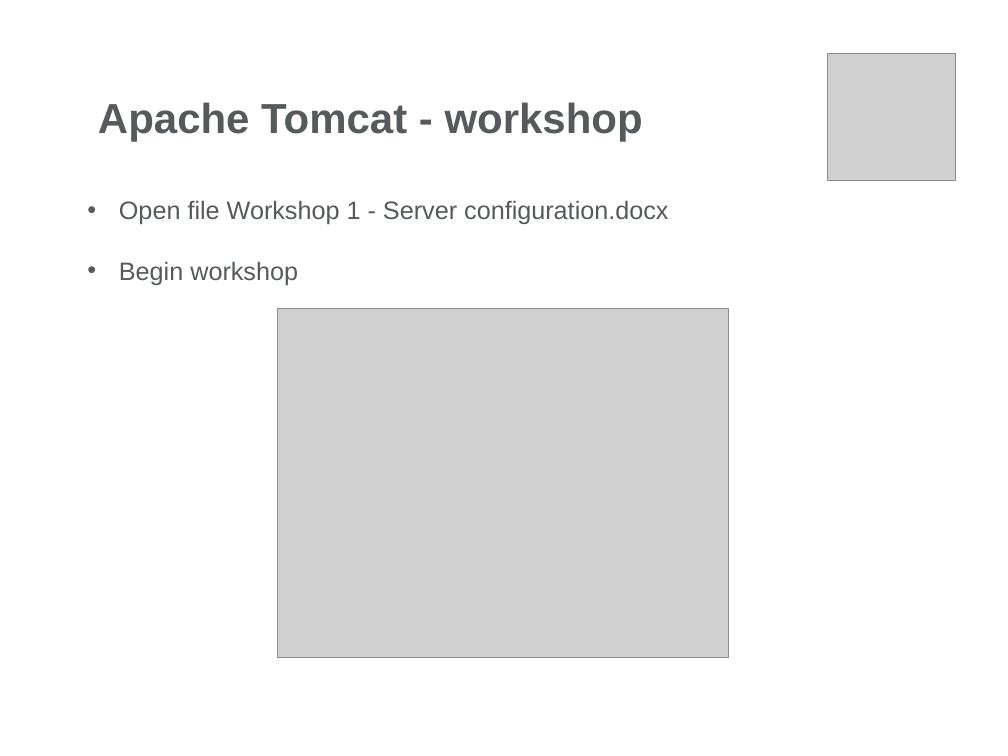
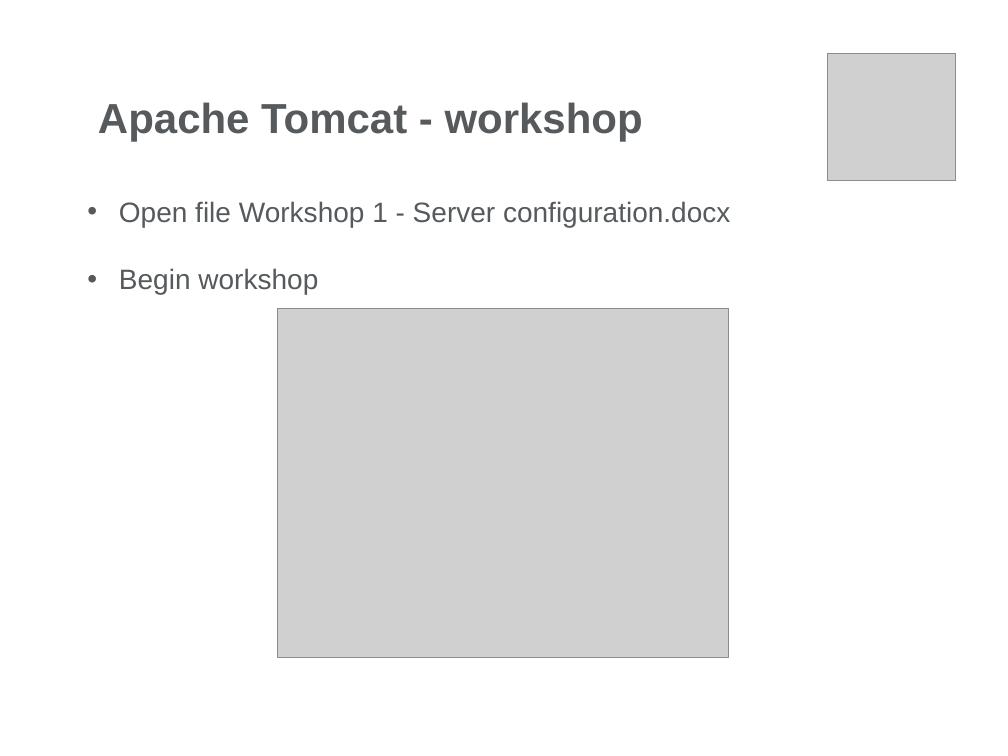
Before and after one commit to mihalceama/JavaDocs, a slide deck: slide 14 of Servlets/Day1/Docs/Web Presentation-Part1.pptx. Drawn at 1008x756 pixels with LibreOffice and Linux fonts; fonts in the diff are those of the drawing; grey boxes stand for pictures; background and template pictures are left out. Boxes give left, top, right and bottom in pixels: in the first picture for what was removed or moved away, otherwise in the second. Text is boxed around its words. In the diff, an @@ line names an element or a change of style, - is before the commit and + after.

```diff
--- a/Servlets/Day1/Docs/Web Presentation-Part1.pptx
+++ b/Servlets/Day1/Docs/Web Presentation-Part1.pptx
@@ text "Open file Workshop 1 - ..." at (119, 201, 730, 294): size 18 to 20 pt @@
```
Also in this commit, not shown: 3 other slides changed, 2 other files.
